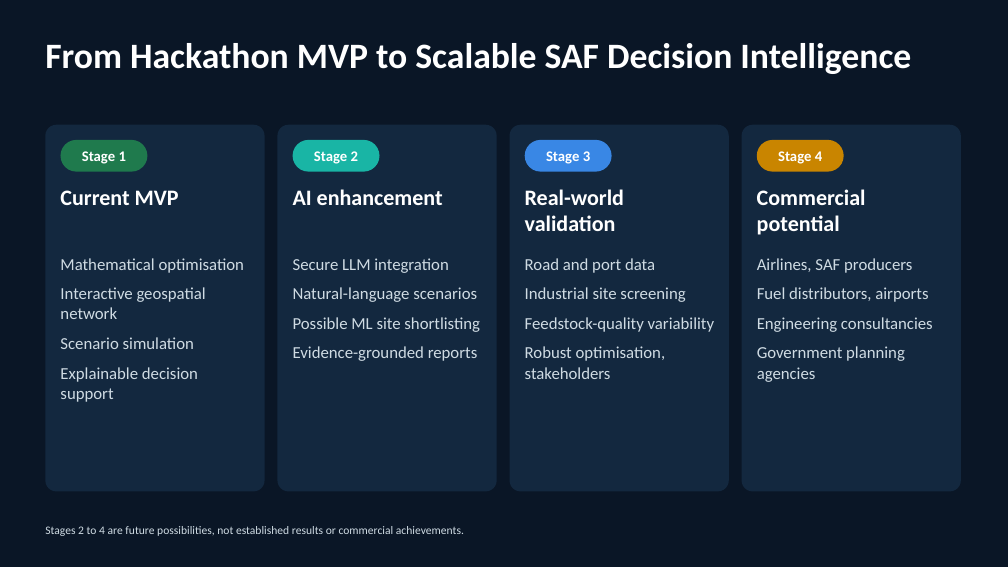
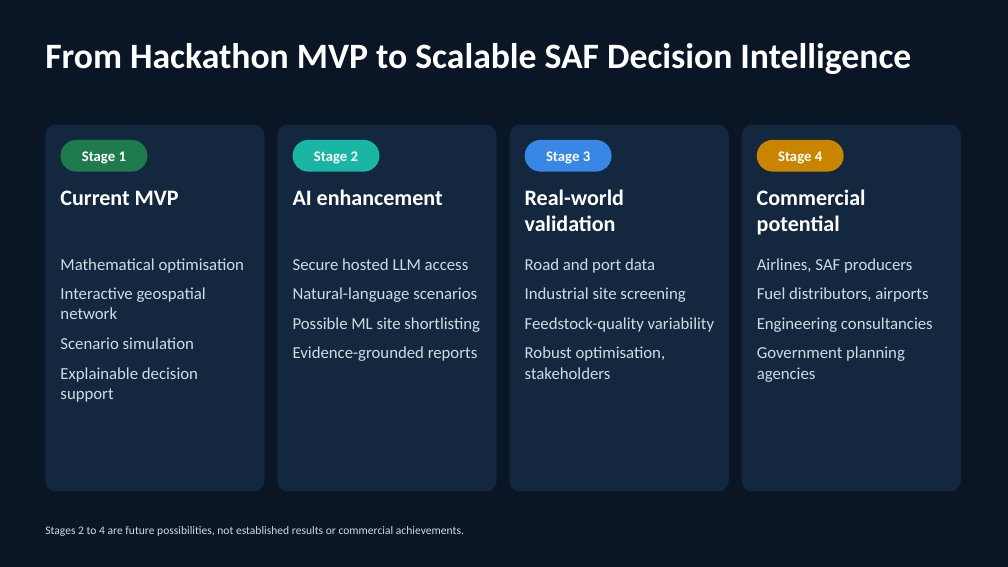
Before and after one commit to weewzr/KASCO, a slide deck: slide 8 of docs/reports/KASCO_Pitch.pptx. Drawn at 1008x567 pixels with LibreOffice and Linux fonts; fonts in the diff are those of the drawing. Boxes give left, top, right and bottom in pixels: in the first picture for what was removed or moved away, otherwise in the second. Text is boxed around its words. In the diff, an @@ line names an element or a change of style, - is before the commit and + after.

```diff
--- a/docs/reports/KASCO_Pitch.pptx
+++ b/docs/reports/KASCO_Pitch.pptx
@@ text at box(293, 258, 469, 270): text changed @@
-Secure LLM integration
+Secure hosted LLM access
```
Also in this commit, not shown: 1 other slide changed, 8 other files.
